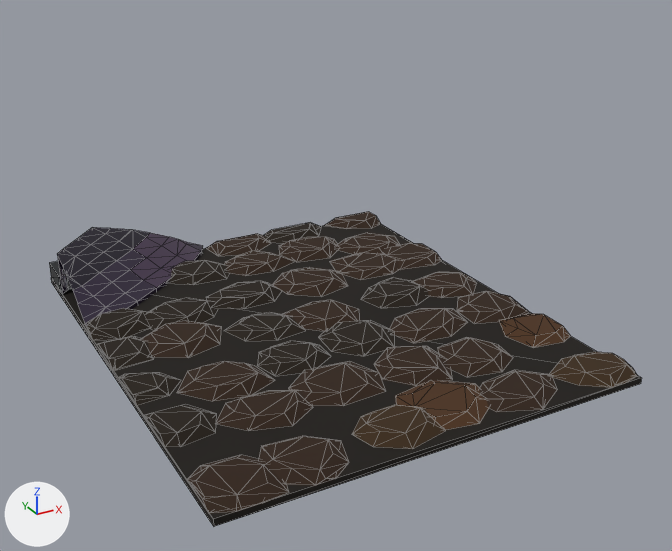
One commit to the glTF model public/models/enemies/newshr-85.glb: the scene before it, then after it.
One viewpoint serves both versions: a camera (50 mm lens) standing at (-1.88, -3.63, 2.07) and looking at (0.02, -0.18, 0.34). The axes (+X, +Y, +Z) are drawn at lower left. The lights are the same throughout. The first picture is the older version. Mesh edges are drawn as thin lines. Vertices at exactly the same position are counted once.

The older version as bpy lines, for what is in view:
```python
me_newshr_85 = bpy.data.meshes.new('newshr-85')
me_newshr_85.from_pydata(...)  # 610 vertices, 1033 faces; spans x -1.0..1.0, y -1.17..1.17, z 0.0..0.28
me_newshr_85.materials.append(mat_pal_82_nshr85)  # black #181024
me_newshr_85.materials.append(mat_pal_84_nshr85)  # dark purple #30243c
me_newshr_85.materials.append(mat_pal_86_nshr85)  # dark purple #493851
me_newshr_85.materials.append(mat_pal_97_nshr85)  # black #000c14
me_newshr_85.materials.append(mat_pal_16_nshr85)  # black #100800
me_newshr_85.materials.append(mat_pal_17_nshr85)  # black #1c1000
me_newshr_85.materials.append(mat_pal_18_nshr85)  # brown #2c1804
me_newshr_85.materials.append(mat_pal_19_nshr85)  # brown #382408
me_newshr_85.materials.append(mat_pal_20_nshr85)  # brown #492c10
ob_newshr_85 = bpy.data.objects.new('newshr-85', me_newshr_85)
ob_newshr_85.location = (0.0, 0.0, 0.0)
```
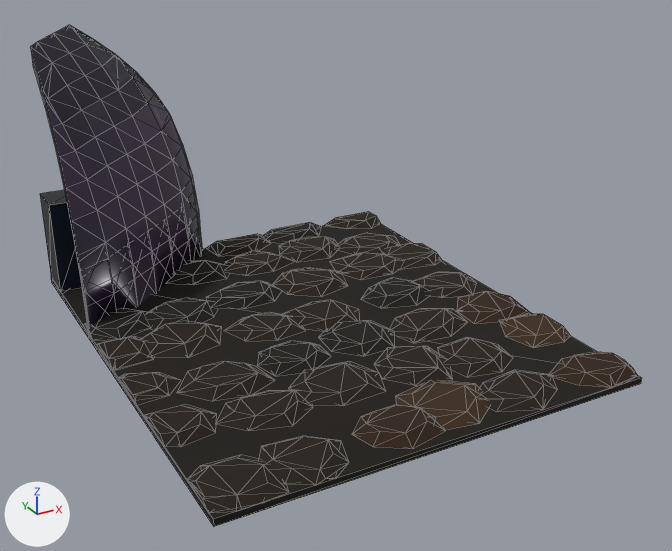
Patch to the scene script:
```diff
--- a/public/models/enemies/newshr-85.glb.py
+++ b/public/models/enemies/newshr-85.glb.py
@@ mat_pal_100_nshr85 @@
+mat_pal_100_nshr85 = principled_material('pal_100_nshr85')
+mat_pal_100_nshr85.base_color = (0.00913, 0.0176, 0.0343)  # dark blue #182434
+mat_pal_100_nshr85.metallic = 0.3
+mat_pal_100_nshr85.roughness = 0.4
@@ mat_pal_85_nshr85 @@
+mat_pal_85_nshr85 = principled_material('pal_85_nshr85')
+mat_pal_85_nshr85.base_color = (0.0452, 0.0252, 0.0595)  # dark purple #3c2c45
+mat_pal_85_nshr85.metallic = 0.1
+mat_pal_85_nshr85.roughness = 0.2
@@ me_newshr_85 @@
-me_newshr_85.from_pydata(...)  # 610 vertices, 1033 faces; spans x -1.0..1.0, y -1.17..1.17, z 0.0..0.28
+me_newshr_85.from_pydata(...)  # 693 vertices, 1218 faces; spans x -1.0..1.0, y -1.17..1.17, z 0.0..1.35
+# me_newshr_85 part 1
+# 34 vertices are removed from x -1.0..-0.12, y 0.42..1.17, z 0.04..0.28
+# 67 faces are deleted
+# 4 vertices in x -1.0..-0.79, y 0.95..1.17, z 0.12 move by (0.0, 0.0, 0.39)
+# 18 vertices move from x -1.0..-0.17, y 0.42..1.09, z 0.05..0.16 to x -1.0..-0.17, y 0.43..1.09, z 0.24..0.73
+# 101 vertices are added at x -1.0..-0.13, y 0.42..1.17, z 0.16..1.34
+# 7 new vertices lie (0.0, 0.0, 0.08) away from vertices in x -1.0..-0.2, y 0.42..1.17, z 0.16..1.27
+# 6 new vertices lie (0.12, 0.11, 0.02) away from vertices in x -0.95..-0.49, y 0.63..0.91, z 0.69..1.12
+# 191 new faces join them, mat_pal_82_nshr85 (black #181024)
+# 8 new faces join them, mat_pal_83_nshr85 (dark purple #241c30)
+# 16 new faces join them, mat_pal_84_nshr85 (dark purple #30243c)
+# 24 new faces join them, mat_pal_85_nshr85 (dark purple #3c2c45)
+# 10 new faces join them, mat_pal_86_nshr85 (dark purple #493851)
+# 3 new faces join them, mat_pal_17_nshr85 (black #1c1000)
+# me_newshr_85 part 2: 15 faces spanning x -1.0..-0.12, y 0.52..1.17, z 0.0..0.73 switch from mat_pal_84_nshr85 (dark purple #30243c) to mat_pal_85_nshr85 (dark purple #3c2c45)
+# me_newshr_85 part 3: 5 faces spanning x -0.6..-0.28, y 0.73..0.95, z 0.26..0.62 switch from mat_pal_86_nshr85 (dark purple #493851) to mat_pal_85_nshr85 (dark purple #3c2c45)
+# me_newshr_85 part 4: 2 faces spanning x -1.0..-0.79, y 0.95, z 0.04..0.51 switch from mat_pal_97_nshr85 (black #000c14) to mat_pal_100_nshr85 (dark blue #182434)
+# me_newshr_85 part 5: 192 faces spanning x -1.0..0.7, y -0.42..1.17, z 0.03..0.07 switch from mat_pal_17_nshr85 (black #1c1000) to mat_pal_16_nshr85 (black #100800)
+# me_newshr_85 part 6: 485 faces spanning x -1.0..1.0, y -1.17..1.17, z 0.03..0.07 switch from mat_pal_18_nshr85 (brown #2c1804) to mat_pal_17_nshr85 (black #1c1000)
+# me_newshr_85 part 7: 48 faces spanning x -0.1..1.0, y -1.12..-0.42, z 0.03..0.06 switch from mat_pal_20_nshr85 (brown #492c10) to mat_pal_19_nshr85 (brown #382408)
+# other edits to the shape of me_newshr_85 do not show in these pictures
 me_newshr_85.materials.append(mat_pal_82_nshr85)
+me_newshr_85.materials.append(mat_pal_83_nshr85)  # dark purple #241c30
+me_newshr_85.materials.append(mat_pal_96_nshr85)  # black #00040c
+me_newshr_85.materials.append(mat_pal_98_nshr85)  # black #041420
+me_newshr_85.materials.append(mat_pal_99_nshr85)  # black #0c1c28
```

Boxes [x1, y1, x2, y2] around the edits, measured in the pictures (672 x 551 px):
'newshr-85', reshaped (59% taller)
    before: [49, 212, 642, 527]
    after: [30, 25, 642, 527]
part 1 of me_newshr_85, built on
    before: [57, 227, 203, 326]
    after: [30, 25, 203, 328]
part 2 of me_newshr_85, recoloured
    before: [73, 252, 202, 307]
    after: [67, 180, 202, 304]
part 3 of me_newshr_85, recoloured
    before: [130, 258, 175, 288]
    after: [137, 173, 188, 251]
part 4 of me_newshr_85, recoloured
    before: [59, 275, 72, 291]
    after: [49, 203, 82, 291]
part 5 of me_newshr_85, edited (looks the same)
    both: [83, 223, 429, 376]
part 6 of me_newshr_85, recoloured
    both: [143, 234, 491, 408]
part 7 of me_newshr_85, recoloured
    both: [395, 314, 570, 430]
